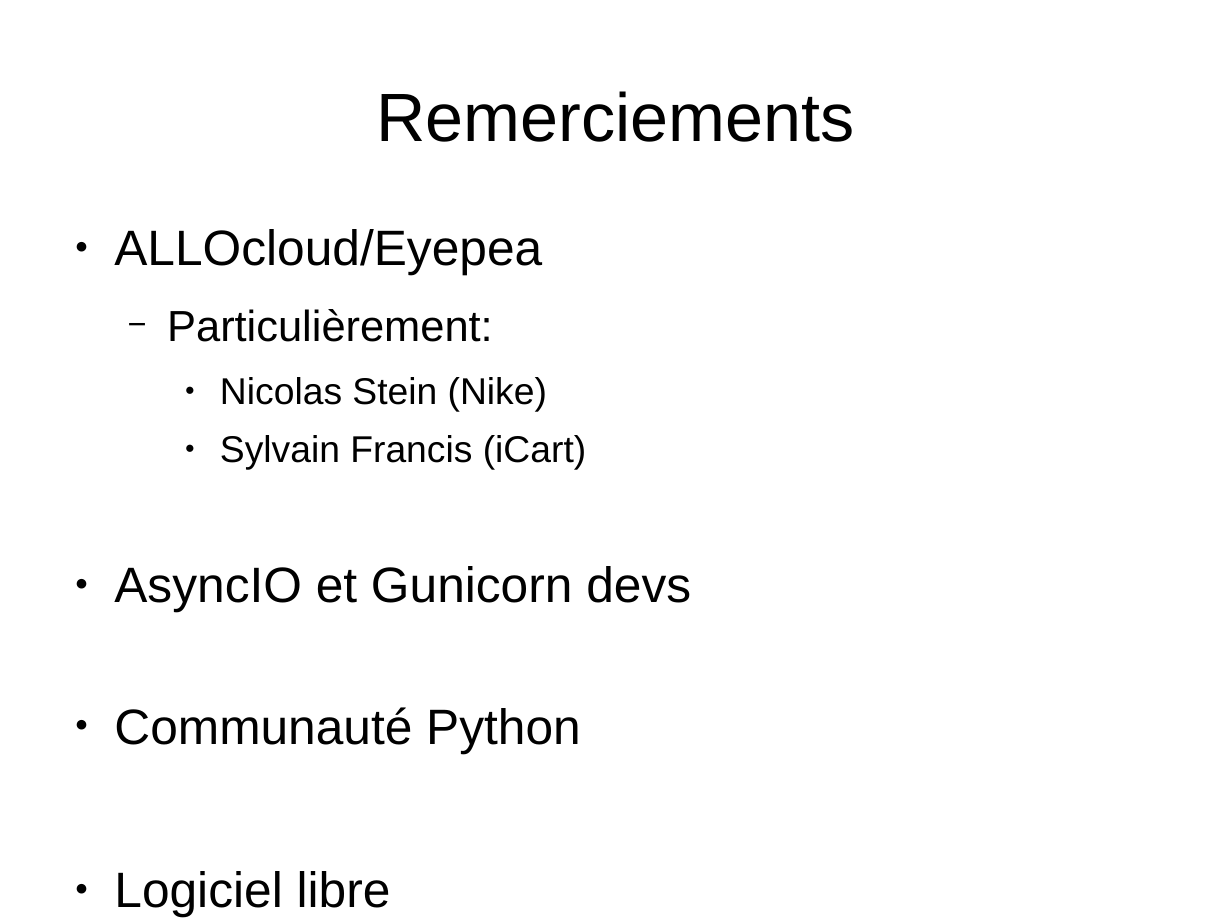
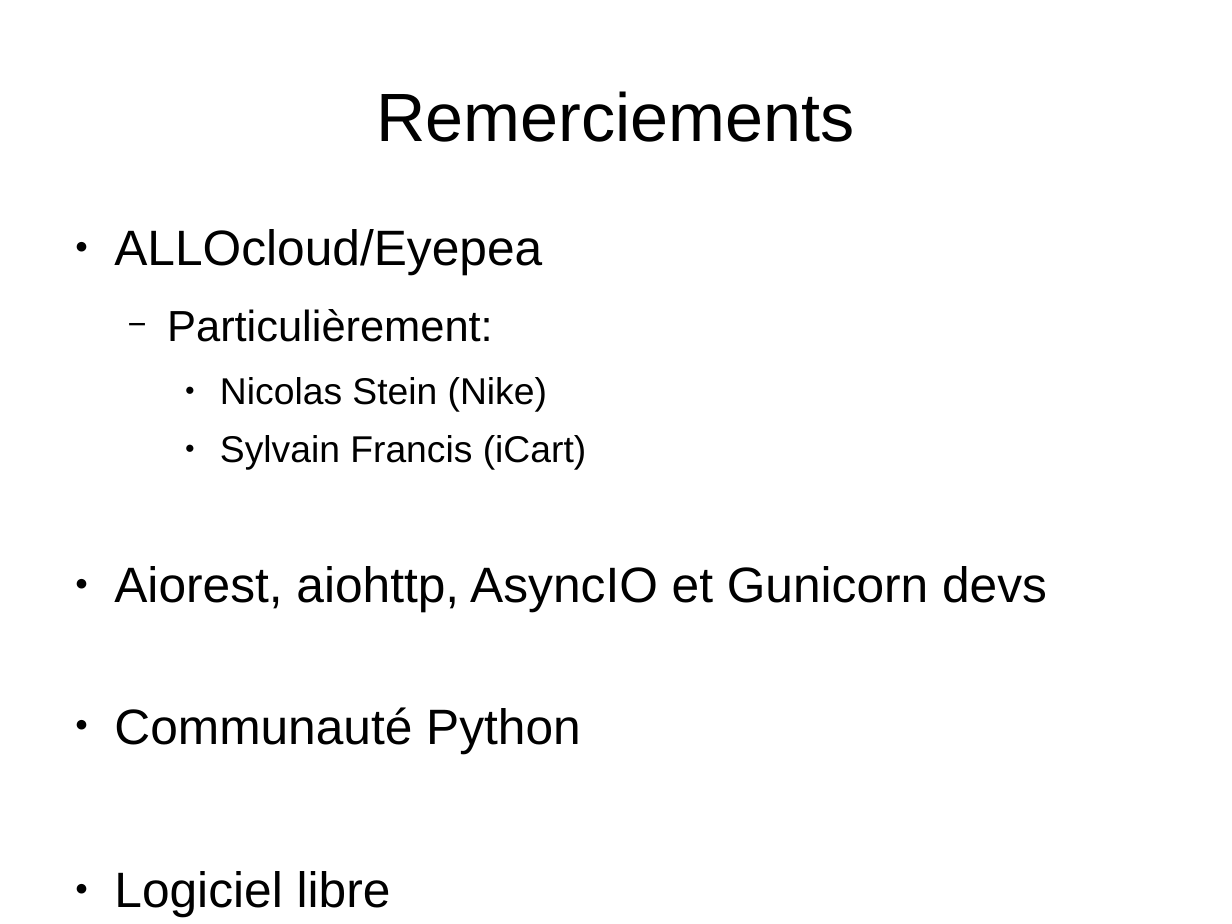
Before and after one commit to Eyepea/API-Hour, a slide deck: slide 7 of propaganda/fr/presentation.odp. Drawn at 1232x924 pixels with LibreOffice and Linux fonts; fonts in the diff are those of the drawing. Boxes give left, top, right and bottom in pixels: in the first picture for what was removed or moved away, otherwise in the second. Text is boxed around its words. In the diff, an @@ line names an element or a change of style, - is before the commit and + after.

Commit message:
Update with the latest presentation

```diff
--- a/propaganda/fr/presentation.odp
+++ b/propaganda/fr/presentation.odp
@@ text at (114,566,1047,612): text changed @@
-● AsyncIO et Gunicorn devs
+● Aiorest, aiohttp, AsyncIO et Gunicorn devs
```
Also in this commit, not shown: 1 other file.
